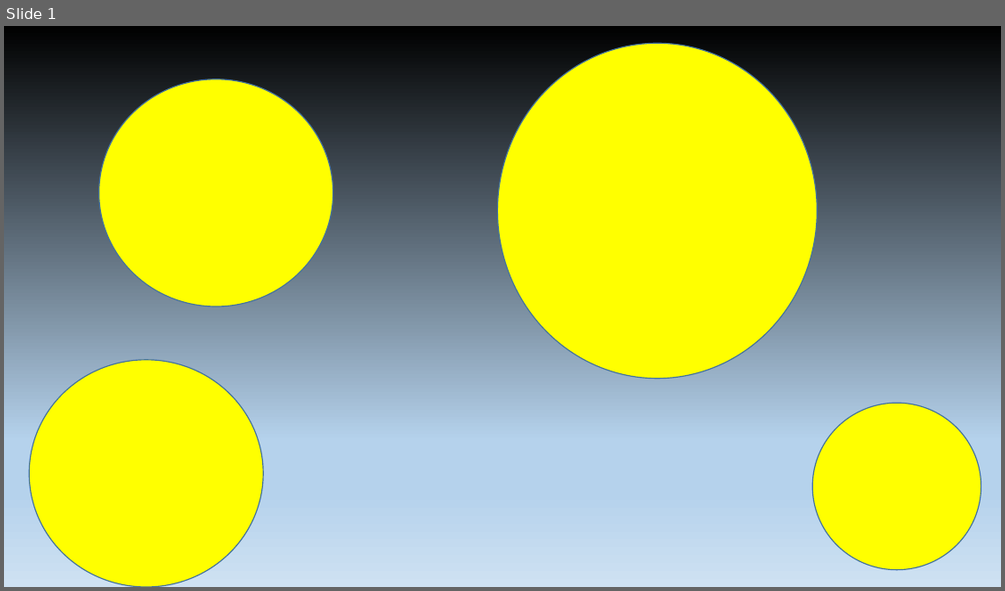
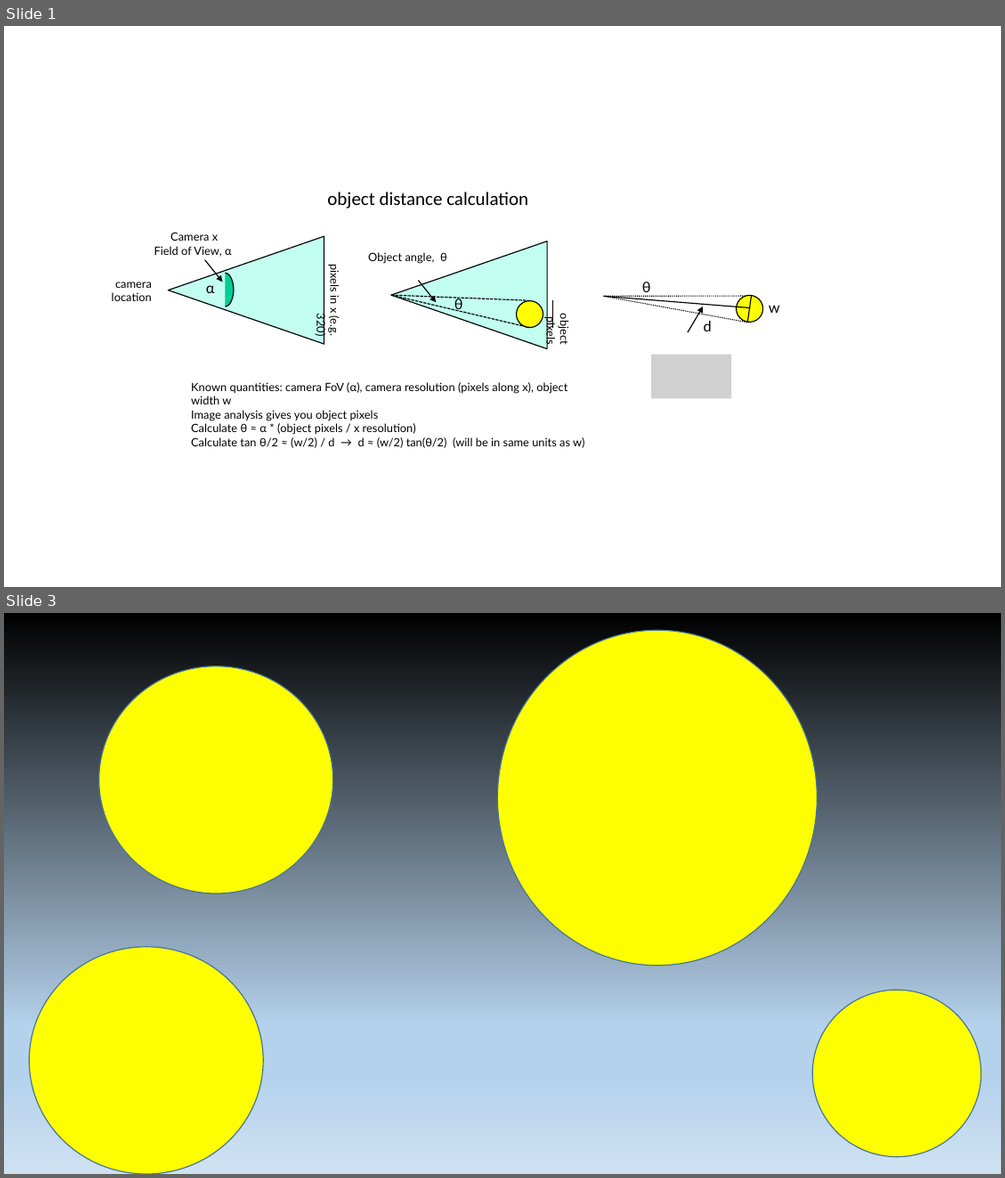
Before and after one commit to aesatchien/FRC2429_vision, a slide deck: 2020/training/Balls.pptx. Shown one above the other, each under a label of ours: slide 1 before the commit, slides 1 and 3 after it; the slides between them are not shown. The pictures are 1005x591 and 1005x1178 pixels, drawn with LibreOffice and Linux fonts; fonts in the diff are those of the drawing; grey boxes stand for pictures. Boxes give left, top, right and bottom in pixels: in the first picture for what was removed or moved away, otherwise in the second. Text is boxed around its words. In the diff, an @@ line names an element or a change of style, - is before the commit and + after.

Commit message:
updating camera server

```diff
--- a/2020/training/Balls.pptx
+++ b/2020/training/Balls.pptx
@@ slide 1 added at [4, 26, 1001, 587], background #FFFFFF @@
@@ text added at [327, 192, 528, 208], 18 pt, text #000000 @@
+object distance calculation
@@ text added at [154, 232, 232, 257], 11 pt, text #000000 @@
+Camera x
+Field of View, α
@@ triangle added at [168, 237, 324, 345], fill #C2FFF0, outline #000000 1 pt @@
@@ arrow added from (205, 260) to (222, 281), #000000 1 pt @@
@@ text added at [368, 252, 447, 264], 11 pt, text #000000 @@
+Object angle, θ
@@ triangle added at [391, 241, 547, 349], fill #C2FFF0, outline #000000 1 pt @@
@@ text added at [112, 281, 152, 301], 11 pt, text #000000 @@
+camera
+location
@@ text added at [206, 285, 215, 293], 14 pt, text #000000 @@
+α
@@ arc (boxed as its full ellipse) added at [217, 273, 234, 307], fill #00CC99, outline #000000 1 pt @@
@@ arc (boxed as its full ellipse) added at [217, 272, 234, 306], fill #00CC99, outline #000000 1 pt @@
@@ text added at [315, 266, 341, 337], 11 pt, text #000000 @@
+pixels in x (e.g. 320)
@@ arrow added from (418, 281) to (437, 302), #000000 1 pt @@
@@ triangle added at [603, 280, 752, 322], outline #000000 1 pt dashed @@
@@ text added at [642, 281, 651, 296], 14 pt, text #000000 @@
+θ
@@ line added from (391, 295) to (528, 300), #000000 1 pt dashed @@
@@ line added from (391, 295) to (530, 328), #000000 1 pt dashed @@
@@ text added at [454, 297, 463, 313], 14 pt, text #000000 @@
+θ
@@ ellipse added at [517, 300, 543, 328], fill #FFFF00, outline #000000 1 pt @@
@@ text added at [544, 316, 571, 344], 11 pt, text #000000 @@
+object pixels
@@ line added from (553, 300) to (553, 328), #000000 1 pt @@
@@ line added from (604, 296) to (751, 308), #000000 1 pt @@
@@ arrow added from (688, 332) to (704, 306), #000000 1 pt @@
@@ ellipse added at [736, 295, 763, 322], fill #FFFF00, outline #000000 1 pt @@
@@ line added from (747, 322) to (751, 296), #000000 1 pt @@
@@ text added at [769, 305, 780, 313], 14 pt, text #000000 @@
+w
@@ text added at [704, 321, 712, 331], 14 pt, text #000000 @@
+d
@@ picture added at [652, 354, 732, 398] @@
@@ text added at [191, 382, 584, 448], 11 pt, text #000000 @@
+Known quantities: camera FoV (α), camera resolution (pixels along x), object width w
+Image analysis gives you object pixels
+Calculate θ ≈ α * (object pixels / x resolution)
+Calculate tan θ/2 ≈ (w/2) / d → d ≈ (w/2) tan(θ/2) (will be in same units as w)
@@ what was slide 1 is now slide 3 @@
```
Also in this commit, not shown: 1 other slide added, 8 other files.
